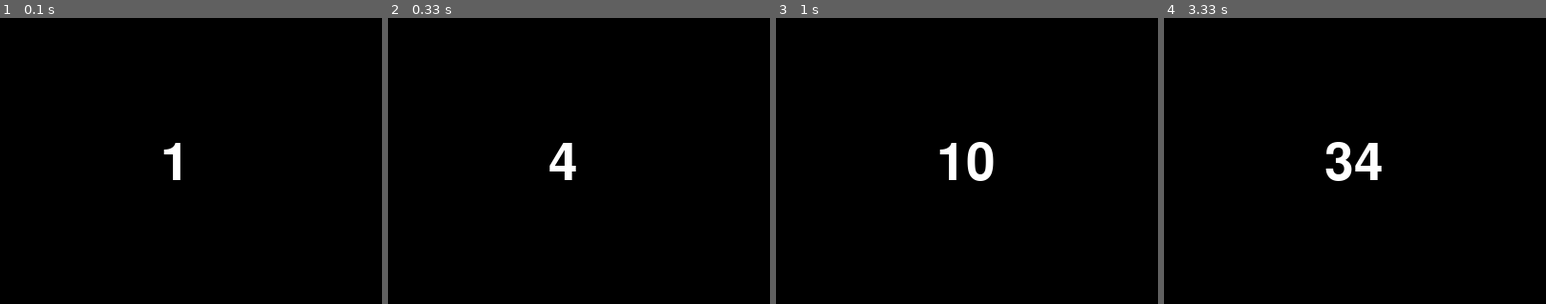
Above: before the commit, frames 1-4 (left to right).
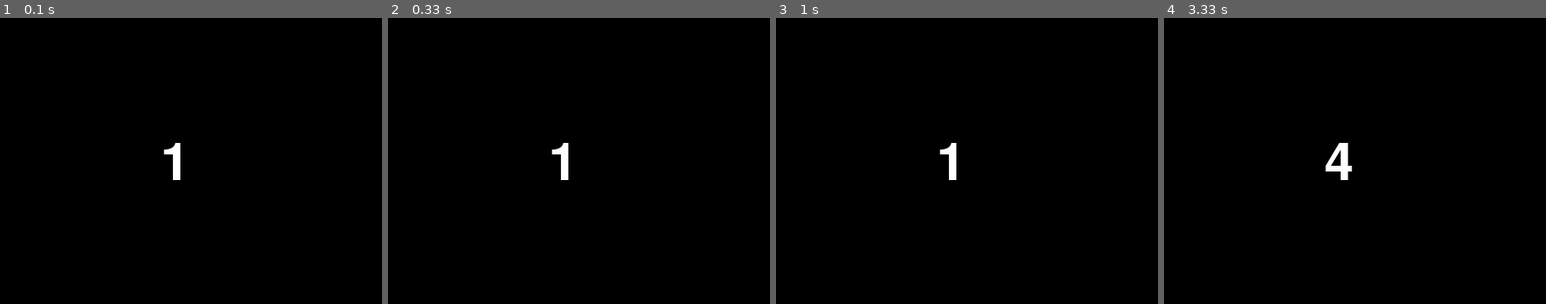
Above: after the commit, the same moments.

Repository: c0b22132/ProjExD_01
Game: pygame game, started from ex01/pygame_system.py
Two runs of this game, one before a commit and one after it. Both use one fixed random seed, a clock stepped at 60 frames per second and the inputs below.
Inputs:
- Up to frame 1 (0.1 s): no input
- Up to frame 2 (0.33 s): no input
- Up to frame 3 (1 s): no input
- Up to frame 4 (3.33 s): no input
The pictures show only the part of the screen within x 16-66%, y 12-62%; the shares and areas given below are measured in that part.

Frame 1 is identical in both runs. In frame 2, 0.4% of the frame differs, in the area x 42-50%, y 43-57%; in frame 3, 0.6%; in frame 4, 1.0%, in the area x 42-57%, y 43-57%.

Commit message:
初コミット

Diff:
--- a/ex01/pygame_system.py
+++ b/ex01/pygame_system.py
@@ -17,7 +17,7 @@
         screen.fill((0, 0, 0))
         screen.blit(txt, [300, 200])
         pg.display.update()
-        clock.tick(10)
+        clock.tick(1)
 
 
 if __name__ == "__main__":
